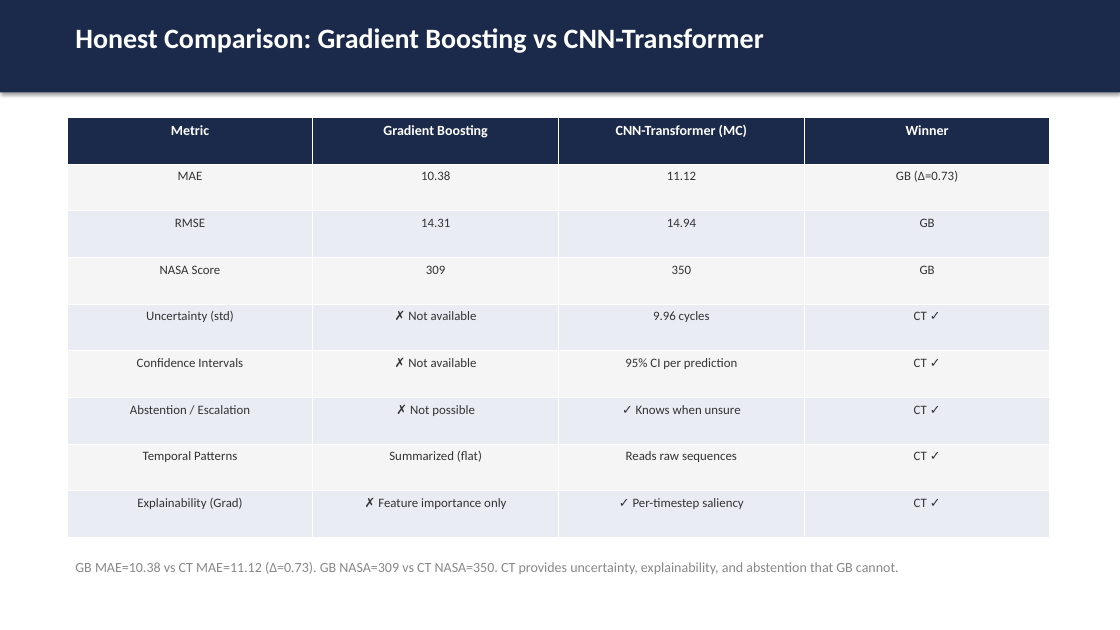
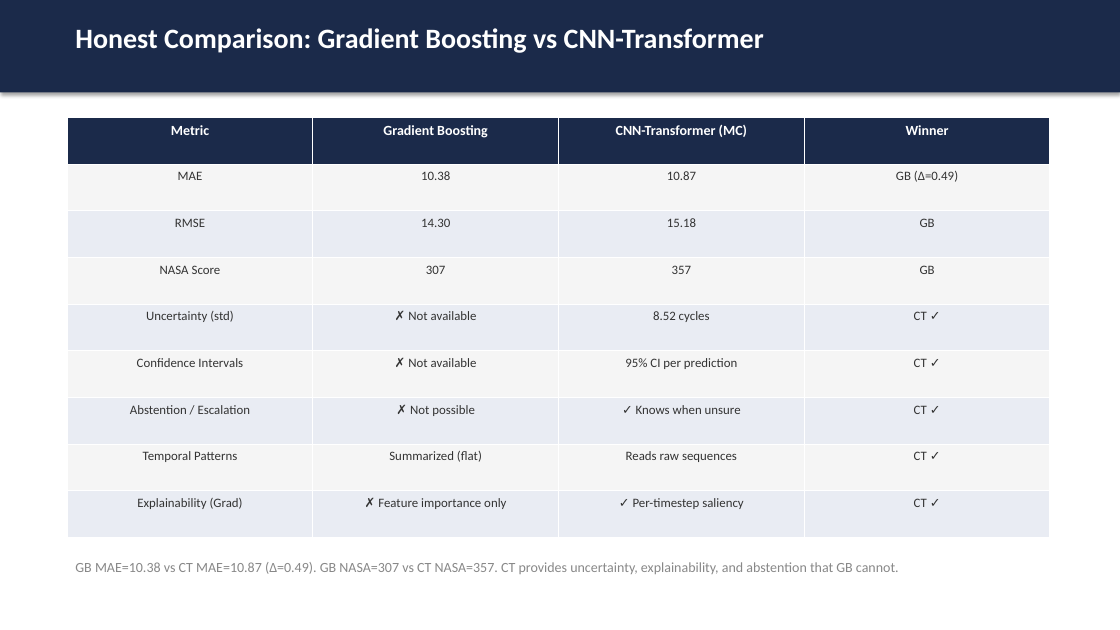
Before and after one commit to ArnabbLank/Predictive-Maintenance-RCA, a slide deck: slide 40 of reports/mid_semester_presentation.pptx. Drawn at 1120x630 pixels with LibreOffice and Linux fonts; fonts in the diff are those of the drawing. Boxes give left, top, right and bottom in pixels: in the first picture for what was removed or moved away, otherwise in the second. Text is boxed around its words. In the diff, an @@ line names an element or a change of style, - is before the commit and + after.

```diff
--- a/reports/mid_semester_presentation.pptx
+++ b/reports/mid_semester_presentation.pptx
@@ table at box(67, 118, 1049, 538) @@
-row 2, column 3: 11.12
+row 2, column 3: 10.87
-row 2, column 4: GB (Δ=0.73)
+row 2, column 4: GB (Δ=0.49)
-row 3, column 2: 14.31
+row 3, column 2: 14.30
-row 3, column 3: 14.94
+row 3, column 3: 15.18
-row 4, column 2: 309
+row 4, column 2: 307
-row 4, column 3: 350
+row 4, column 3: 357
-row 5, column 3: 9.96 cycles
+row 5, column 3: 8.52 cycles
@@ text at box(75, 562, 899, 574): text changed @@
-GB MAE=10.38 vs CT MAE=11.12 (Δ=0.73). GB NASA=309 vs CT NASA=350. CT provides uncertainty, explainability, and abstention that GB cannot.
+GB MAE=10.38 vs CT MAE=10.87 (Δ=0.49). GB NASA=307 vs CT NASA=357. CT provides uncertainty, explainability, and abstention that GB cannot.
```
Also in this commit, not shown: 9 other slides changed, 37 other files.
